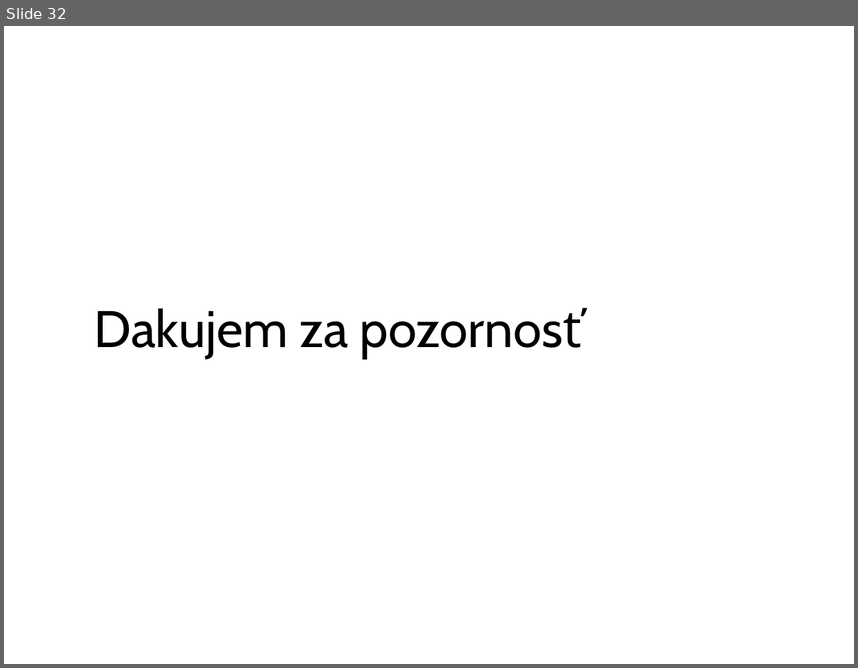
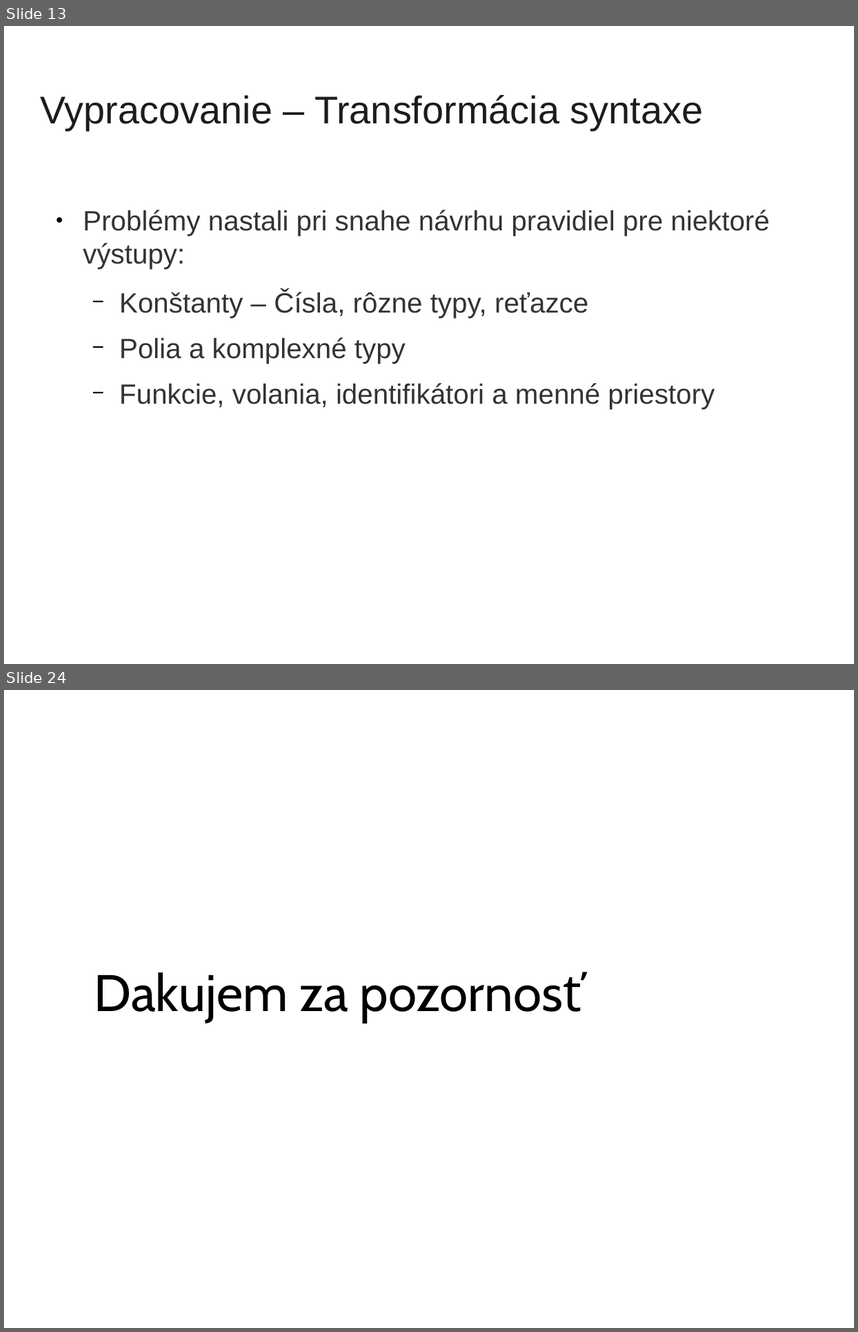
Before and after one commit to yin/syntaxer, a slide deck: obhajoba/bc2014-obhajoba15-prezentacia.odp. Shown one above the other, each under a label of ours: slide 32 before the commit, slides 13 and 24 after it; the slides between them are not shown. The pictures are 858x668 and 858x1332 pixels, drawn with LibreOffice and Linux fonts; fonts in the diff are those of the drawing; background and template pictures are left out. Boxes give left, top, right and bottom in pixels: in the first picture for what was removed or moved away, otherwise in the second. Text is boxed around its words. In the diff, an @@ line names an element or a change of style, - is before the commit and + after.

```diff
--- a/obhajoba/bc2014-obhajoba15-prezentacia.odp
+++ b/obhajoba/bc2014-obhajoba15-prezentacia.odp
@@ slide 13 added at [4, 26, 854, 664], background picture (left out) @@
@@ title added at [41, 95, 703, 130], 36 pt, text #1C1C1C @@
+Vypracovanie – Transformácia syntaxe
@@ text added at [83, 210, 769, 409], 26 pt, text #333333 @@
+● Problémy nastali pri snahe návrhu pravidiel pre niektoré výstupy:
+  − Konštanty – Čísla, rôzne typy, reťazce
+  − Polia a komplexné typy
+  − Funkcie, volania, identifikátori a menné priestory
@@ what was slide 32 is now slide 24 @@
```
Also in this commit, not shown: 15 slides changed, 10 other slides added, 22 slides removed, 2 other files.
